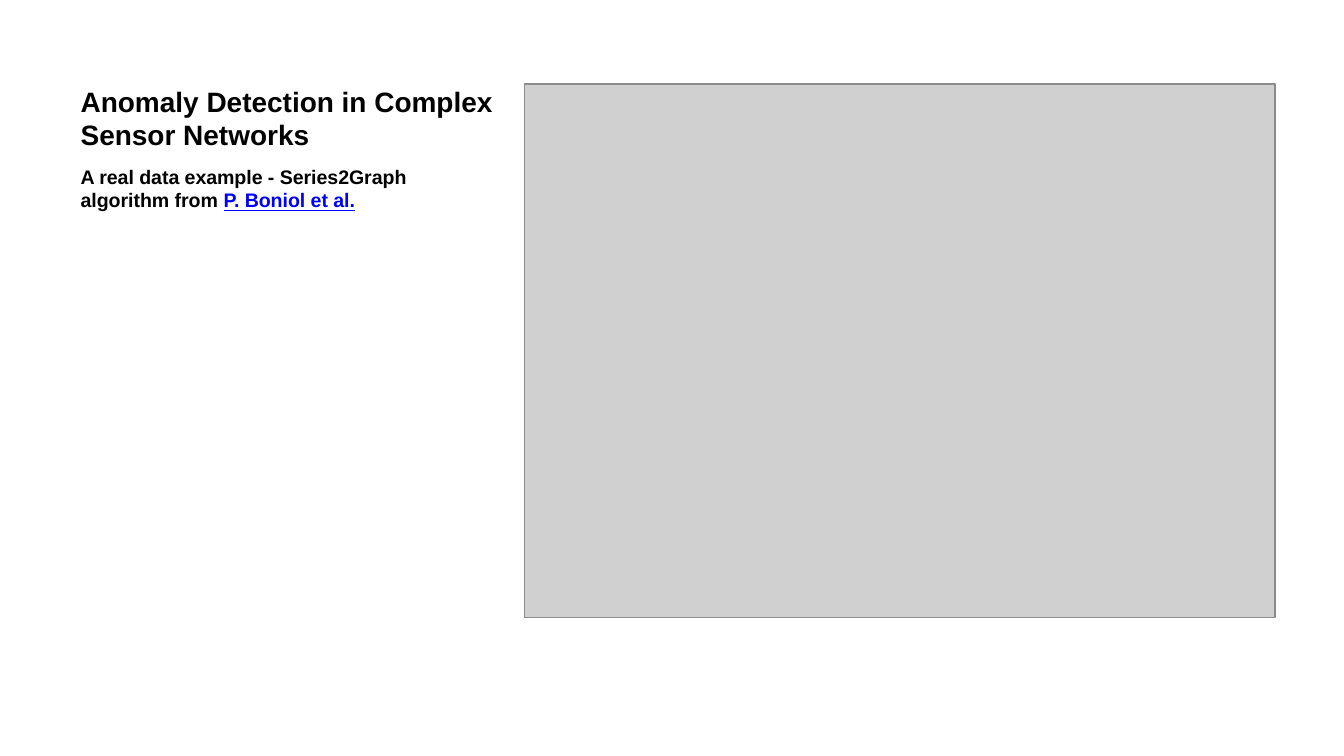
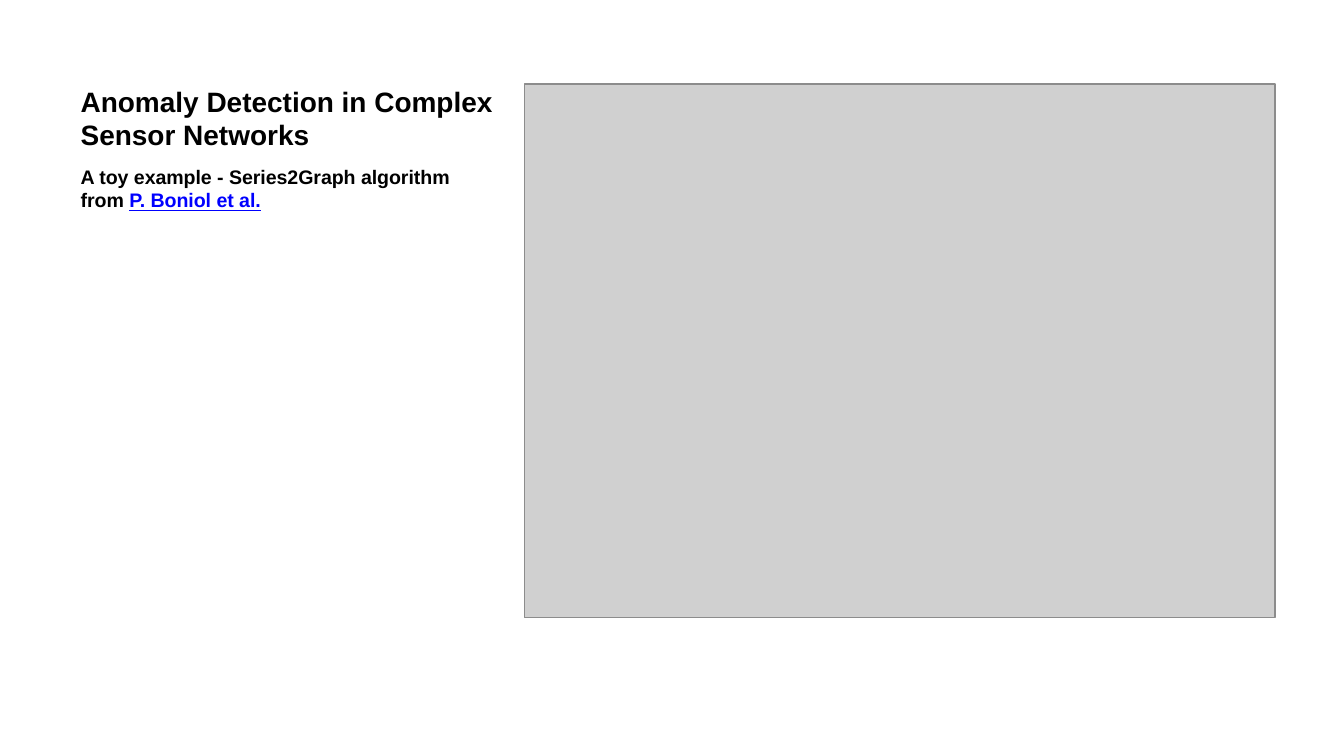
Before and after one commit to ManuelePasini/slides-markdown, a slide deck: slide 27 of 3rd_year_slides.pptx. Drawn at 1344x756 pixels with LibreOffice and Linux fonts; fonts in the diff are those of the drawing; grey boxes stand for pictures. Boxes give left, top, right and bottom in pixels: in the first picture for what was removed or moved away, otherwise in the second. Text is boxed around its words. In the diff, an @@ line names an element or a change of style, - is before the commit and + after.

```diff
--- a/3rd_year_slides.pptx
+++ b/3rd_year_slides.pptx
@@ text at [81, 169, 450, 211]: text changed @@
-A real data example - Series2Graph algorithm from P. Boniol et al.
+A toy example - Series2Graph algorithm from P. Boniol et al.
```
Also in this commit, not shown: 3 other slides changed, 4 other files.
